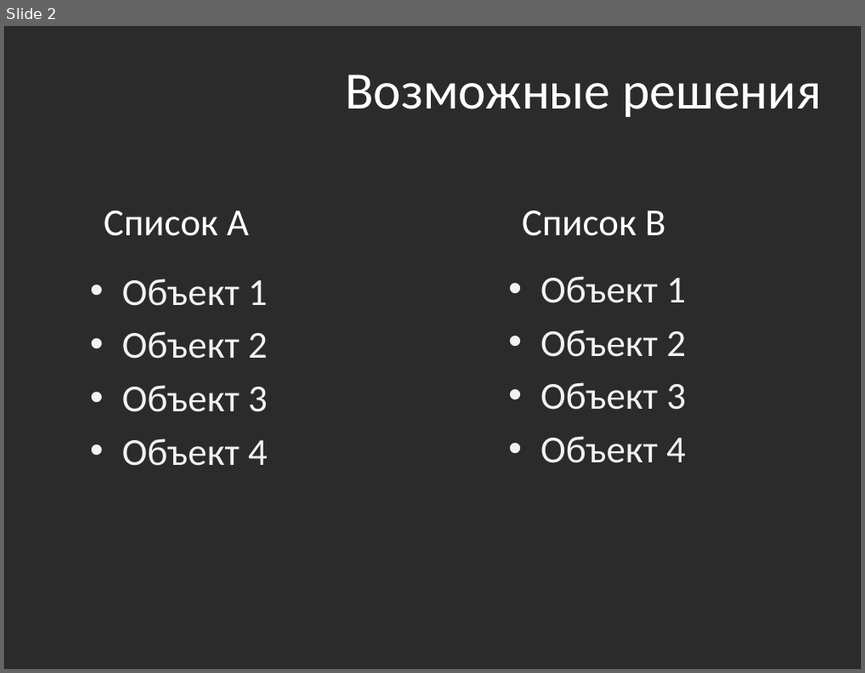
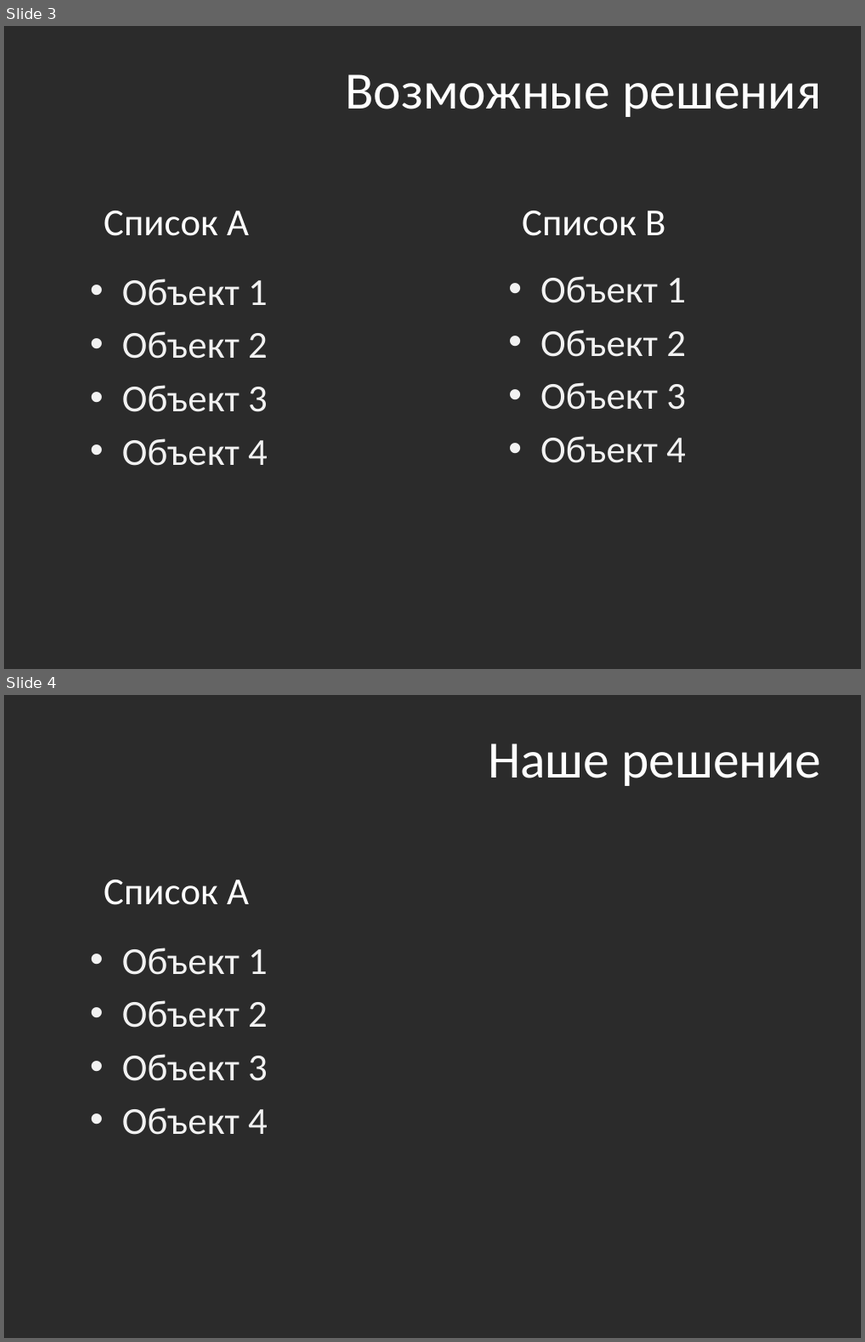
Before and after one commit to MilaMilaMilaMila/Red_scull-ML-Hackaton, a slide deck: hack.pptx. Shown one above the other, each under a label of ours: slide 2 before the commit, slides 3 and 4 after it. The pictures are 865x673 and 865x1342 pixels, drawn with LibreOffice and Linux fonts; fonts in the diff are those of the drawing; background and template pictures are left out; a plain dark background stands for a picture behind light text. Boxes give left, top, right and bottom in pixels: in the first picture for what was removed or moved away, otherwise in the second. Text is boxed around its words. In the diff, an @@ line names an element or a change of style, - is before the commit and + after.

Commit message:
update presentation

```diff
--- a/hack.pptx
+++ b/hack.pptx
@@ slide 4 added at (4,695,861,1338), background picture (left out) @@
@@ title added at (488,743,821,786), 44 pt, text #FFFFFF @@
+Наше решение
@@ text added at (103,879,249,905), 32 pt, text #FFFFFF @@
+Список А
@@ text added at (122,947,268,1134), 32 pt, text #F2F2F2 @@
+• Объект 1
+• Объект 2
+• Объект 3
+• Объект 4
@@ what was slide 2 is now slide 3 @@
```
Also in this commit, not shown: 2 slides changed, 2 other slides added, 1 slide removed.
